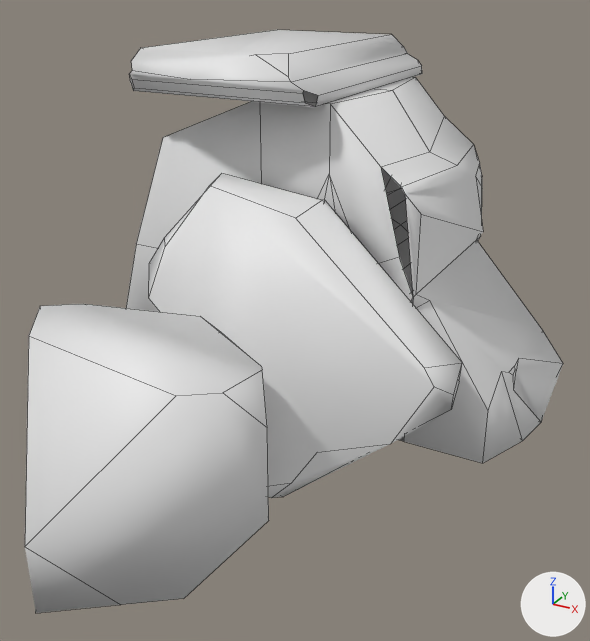
The FBX model Assets/Assets 3D/castle_door_ruin.fbx, before and after one commit.
Camera for both pictures: a 50 mm lens placed at (2.26, -4.77, 1.72), pointed at (0.18, -0.99, -0.17). Every picture has the same lights, and +X, +Y and +Z are marked at lower right. Mesh edges are drawn as thin lines.

The scene before the commit, as lines of its bpy script (objects in view):
```python
me_cube = bpy.data.meshes.new('Cube')
me_cube.from_pydata(...)  # 223 vertices, 149 faces; spans x -1.62..1.48, y -2.81..0.84, z -1.06..1.26
ob_cube = bpy.data.objects.new('Cube', me_cube)
ob_cube.location = (0.0, 0.0, 0.0)
```
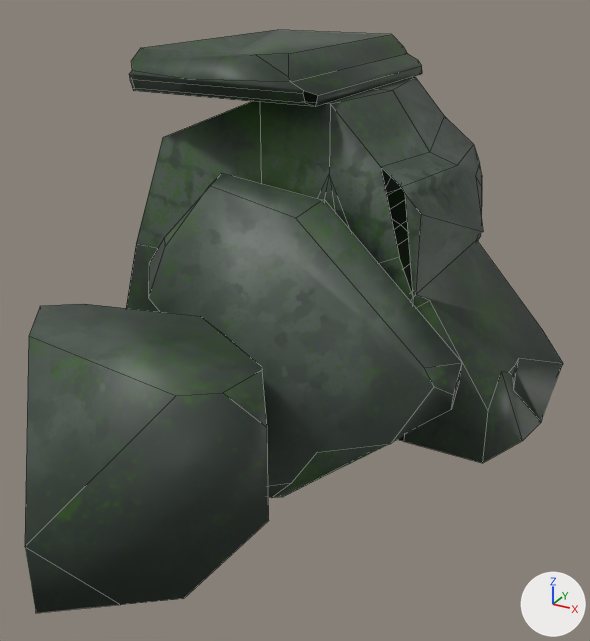
What differs and where, as boxes (x1, y1, x2, y2) in the pictures (590 x 641 px):
'Cube', recoloured (white to grey)
    both: (25, 30, 563, 613)

What the commit changed:
Picture 'T_ruin_castle_door_A.png' (img_t_ruin_castle_door_a_png) is new.
Material 'Porte en ruine' (mat_porte_en_ruine) is new.
Its texture is img_t_ruin_castle_door_a_png.
me_cube has 223 vertices, 149 faces and spans x -1.62..1.48, y -2.81..0.84, z -1.06..1.26.
me_cube now uses material mat_porte_en_ruine (picture img_t_ruin_castle_door_a_png).
